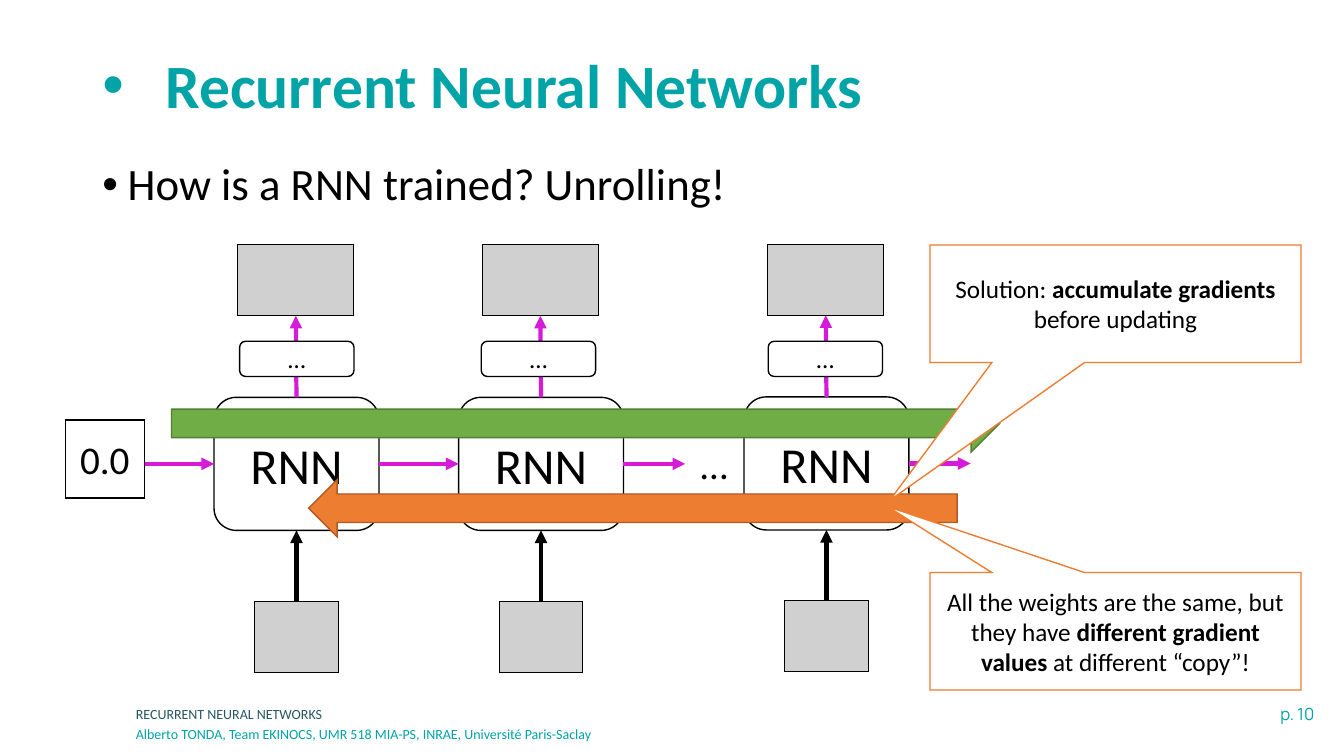
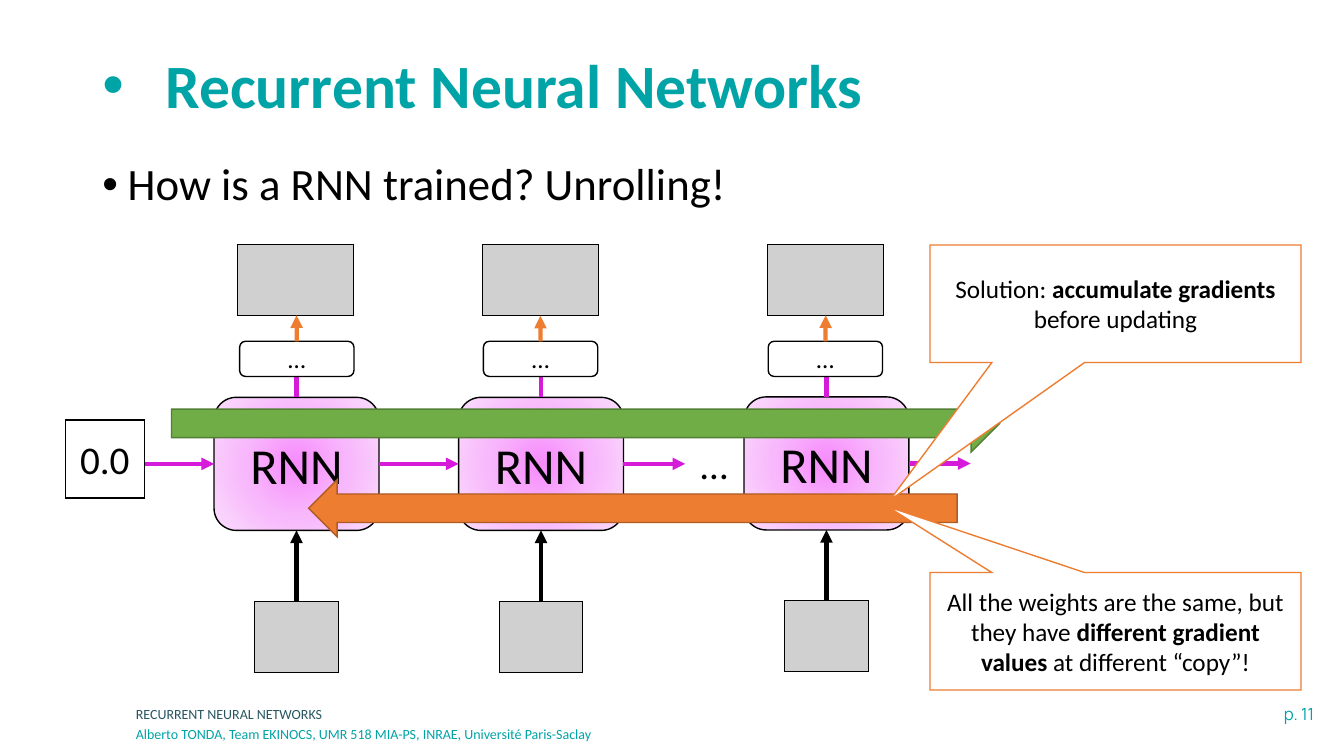
Before and after one commit to albertotonda/teaching, a slide deck: slide 11 of deep-learning-in-practice-with-pytorch/4-recurrent-neural-networks.pptx (slide 10 before the commit). Drawn at 1344x756 pixels with LibreOffice and Linux fonts; fonts in the diff are those of the drawing; grey boxes stand for pictures; background and template pictures are left out. Boxes give left, top, right and bottom in pixels: in the first picture for what was removed or moved away, otherwise in the second. Text is boxed around its words. In the diff, an @@ line names an element or a change of style, - is before the commit and + after.

```diff
--- a/deep-learning-in-practice-with-pytorch/4-recurrent-neural-networks.pptx
+++ b/deep-learning-in-practice-with-pytorch/4-recurrent-neural-networks.pptx
@@ arrow added from (297, 342) to (296, 316), #ED7D31 3 pt @@
@@ arrow added from (540, 342) to (540, 316), #ED7D31 3 pt @@
@@ arrow added from (826, 342) to (826, 316), #ED7D31 3 pt @@
@@ arrow moved from (296, 397) - (295, 316) to (296, 397) - (296, 359) @@
@@ arrow moved from (541, 397) - (540, 316) to (541, 397) - (541, 359) @@
@@ arrow moved from (827, 397) - (826, 316) to (827, 397) - (827, 359) @@
@@ fill #FFFFFF to gradient #F88BFD to #F9B9FC to #FBDDFD in 3 elements at (x1=744, y1=397, x2=909, y2=530), (x1=459, y1=397, x2=624, y2=530), (x1=214, y1=397, x2=379, y2=530) @@
@@ page number at (x1=1284, y1=708, x2=1314, y2=724): text changed @@
-p. 10
+p. 11
```
Also in this commit, not shown: 16 other slides changed, 4 slides added, 1 slide removed, 17 other files.
